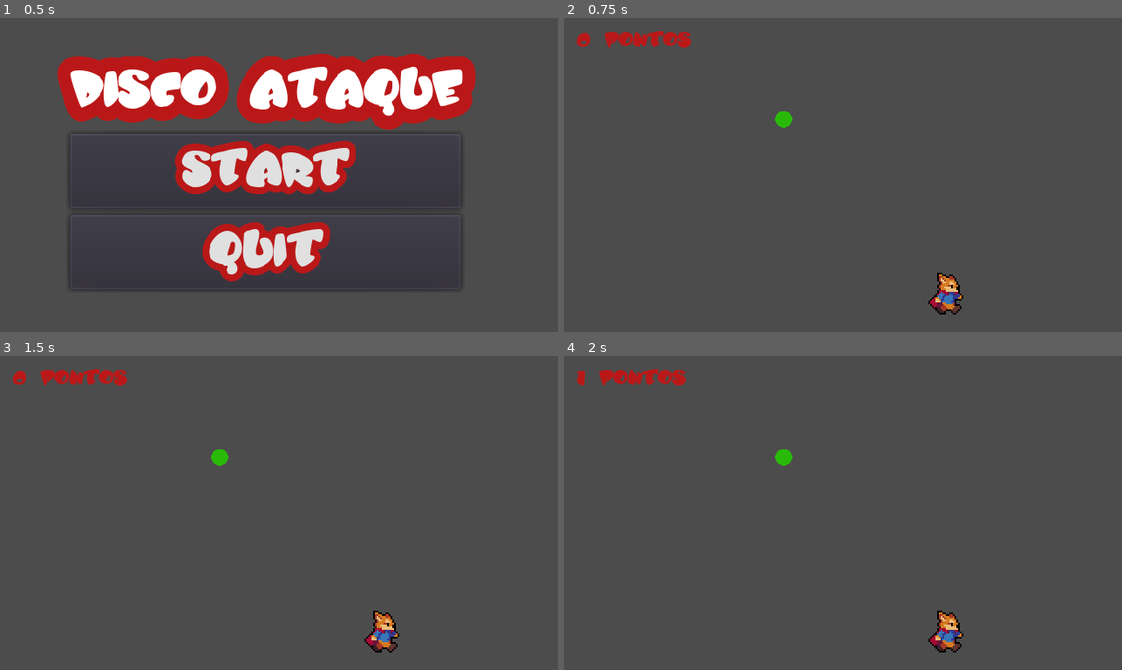
Above: before the commit, frames 1-4 (two rows, left to right).
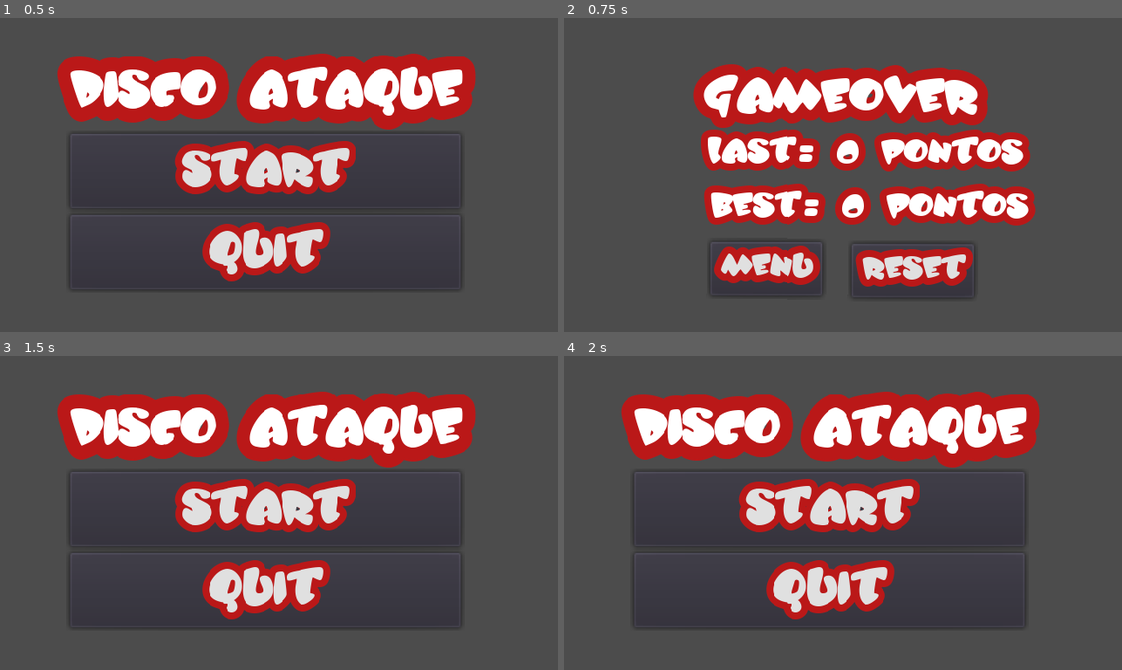
Above: after the commit, the same moments.

Repository: JudeuBugado/disco-ataque
Game: Godot game, scene res://Menu.tscn
Two runs of this game, one before a commit and one after it. Both use one fixed random seed, a clock stepped at 60 frames per second and the inputs below.
Inputs (mouse positions are in pixels of both pictures, inside the frame that each line leads up to):
- Up to frame 1 (0.5 s): no input
- Up to frame 2 (0.75 s): click "START" at 0.5 s
- Up to frame 3 (1.5 s): click (200, 607) at 1.25 s, where only the run after the commit has a clickable "MENU"
- Up to frame 4 (2 s): no input

Frame 1 is identical in both runs. In frame 2, 27% of the frame differs, in the area x 2-85%, y 4-95%; in frame 3, 24%; in frame 4, 24%.

Commit message:
correção de bug

Diff:
--- a/GerenciadorDisco.gd
+++ b/GerenciadorDisco.gd
@@ -2,7 +2,7 @@
 
 var random = RandomNumberGenerator.new()
 const DISCOFELIZ = preload("res://DiscoFeliz.tscn")
-#const DISCOAZULVERTICAL = preload("res://DiscoAzulVertical.tscn")
+const DISCOAZULVERTICAL = preload("res://DiscoAzulVertical.tscn")
 
 func _ready():
 	SpawnDisco()
@@ -16,10 +16,10 @@
 			self.add_child(disco)
 			$Timer.start(8)
 
-		#1:
-			#var disco = DISCOAZULVERTICAL.instance()
-			#self.add_child(disco)
-			#$Timer.start(2)
+		1:
+			var disco = DISCOAZULVERTICAL.instance()
+			self.add_child(disco)
+			$Timer.start(2)
 
 
 func _on_Timer_timeout():
Binary file added: DAzulUp.png
Not shown, added: DAzulUp.png.import
